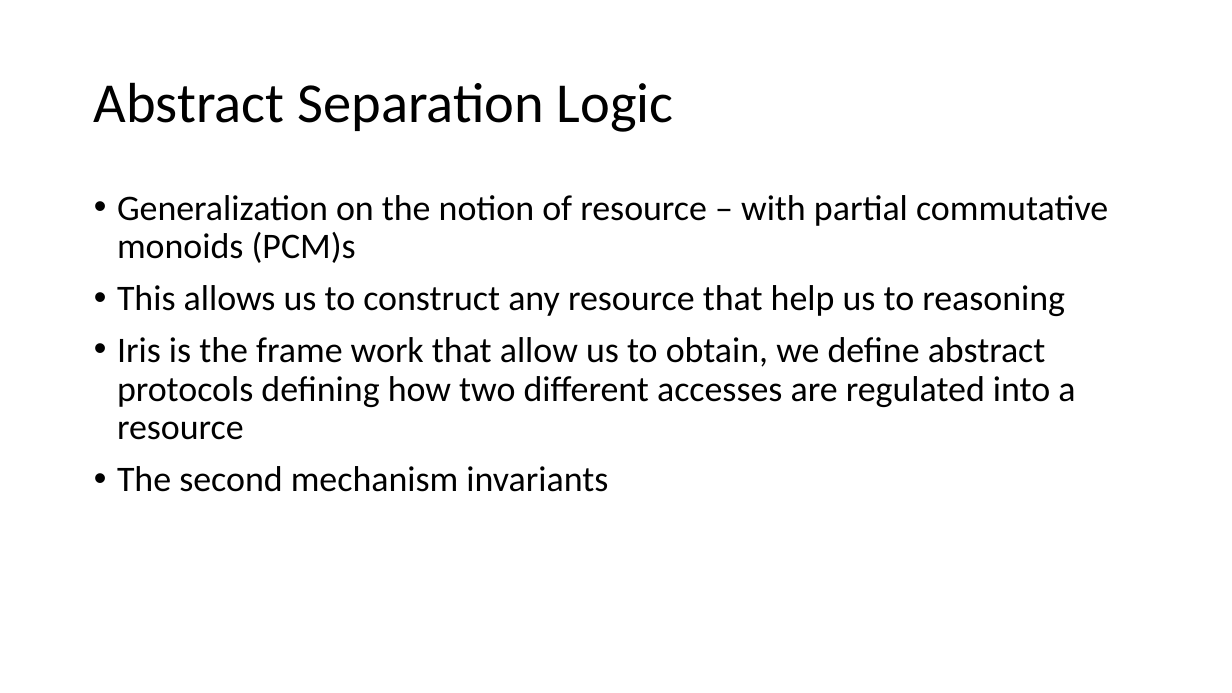
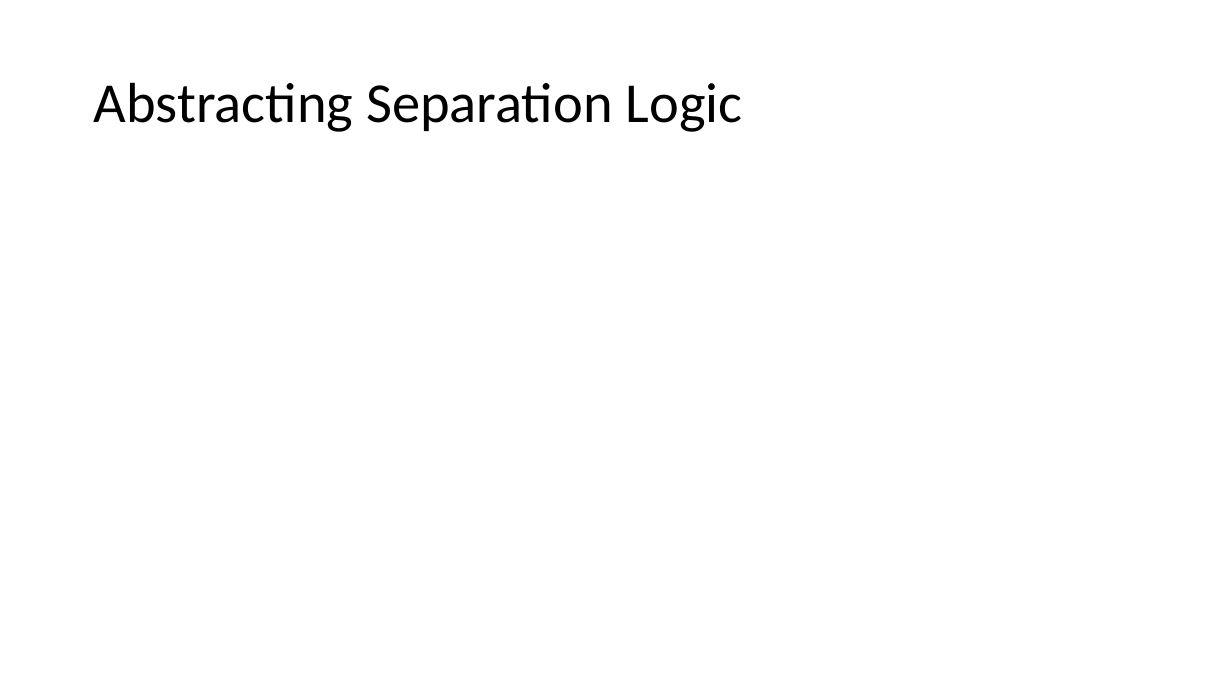
Before and after one commit to Contingent-Systems/modal_abstractions_presentations, a slide deck: slide 8 of thesis_proposal/proposal.pptx (slide 5 before the commit). Drawn at 1232x693 pixels with LibreOffice and Linux fonts; fonts in the diff are those of the drawing. Boxes give left, top, right and bottom in pixels: in the first picture for what was removed or moved away, otherwise in the second. Text is boxed around its words. In the diff, an @@ line names an element or a change of style, - is before the commit and + after.

```diff
--- a/thesis_proposal/proposal.pptx
+++ b/thesis_proposal/proposal.pptx
@@ title at box(94, 82, 743, 132): text changed @@
-Abstract Separation Logic
+Abstracting Separation Logic
@@ text removed at box(117, 195, 1108, 492) @@
-• Generalization on the notion of resource – with partial commutative monoids (PCM)s
-• This allows us to construct any resource that help us to reasoning
-• Iris is the frame work that allow us to obtain, we define abstract protocols defining how two different accesses are regulated into a resource
-• The second mechanism invariants
```
Also in this commit, not shown: 4 other slides changed, 18 slides added, 3 slides removed.
